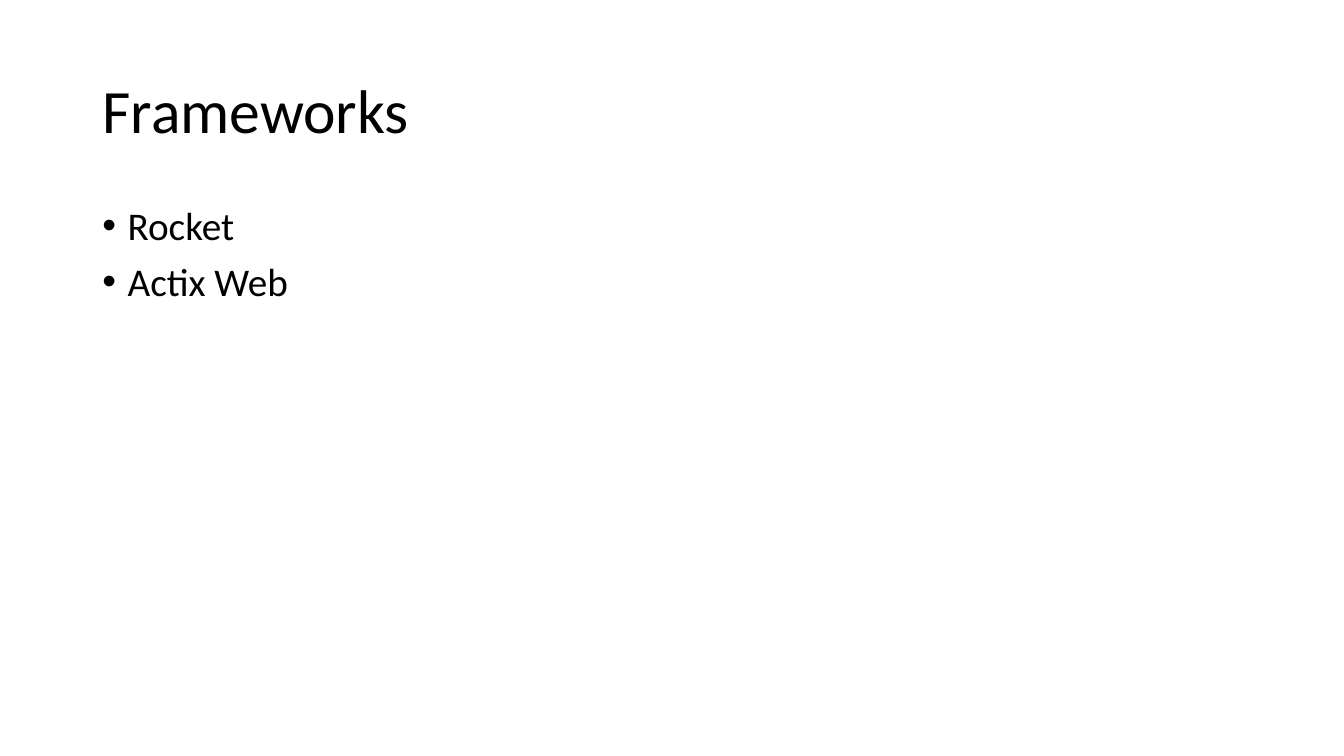
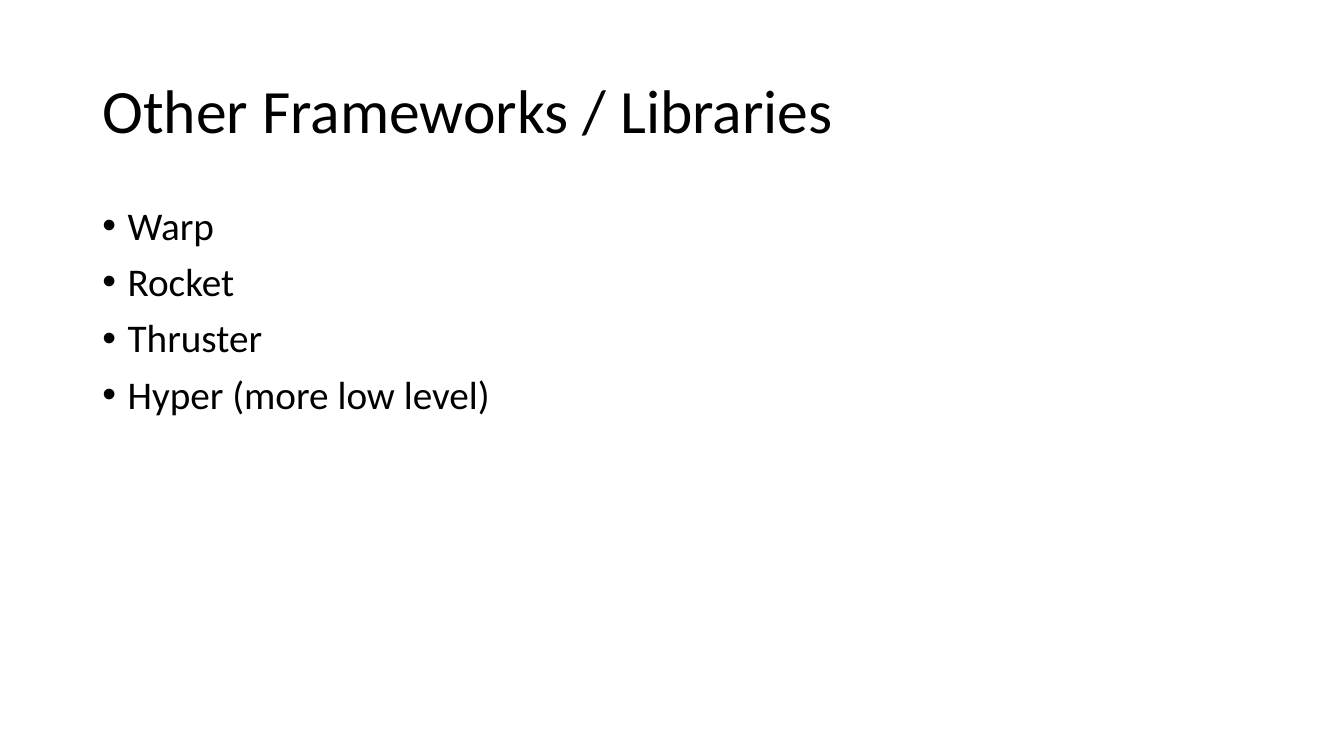
Before and after one commit to floscodes/actix_talk, a slide deck: slide 9 of Pres.pptx (slide 1 before the commit). Drawn at 1344x756 pixels with LibreOffice and Linux fonts; fonts in the diff are those of the drawing. Boxes give left, top, right and bottom in pixels: in the first picture for what was removed or moved away, otherwise in the second. Text is boxed around its words. In the diff, an @@ line names an element or a change of style, - is before the commit and + after.

```diff
--- a/Pres.pptx
+++ b/Pres.pptx
@@ title at box(102, 90, 832, 134): text changed @@
-Frameworks
+Other Frameworks / Libraries
@@ text at box(128, 215, 214, 247): paragraph added @@
+• Warp
@@ text at box(128, 324, 490, 416): text changed @@
-• Actix Web
+• Thruster
+• Hyper (more low level)
```
Also in this commit, not shown: 2 other slides changed, 6 slides added, 3 other files.
